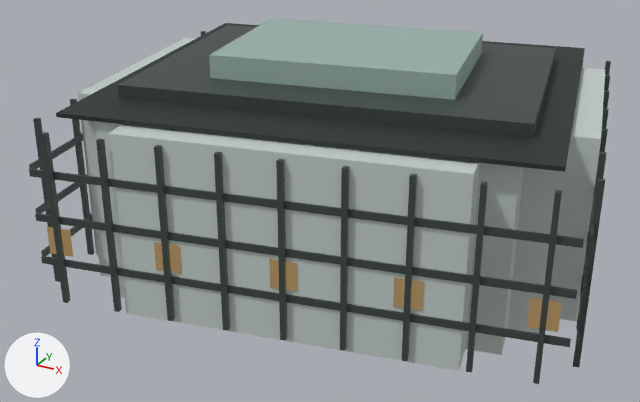
The glTF model landmarks/assets/szu-performance.glb, before and after one commit.
One viewpoint serves both versions: a 50 mm lens placed at (51.5, -102.8, 56.1), pointed at (-2.3, -5.2, 7.2). Lighting does not change. The marker at lower left points along +X, +Y and +Z. The older version comes first.

In view in the first picture: 'crown_box', 'crown_box.001', 'envelope', 'fins', 'floor_bands', 'night_windows', 'roof_deck'.
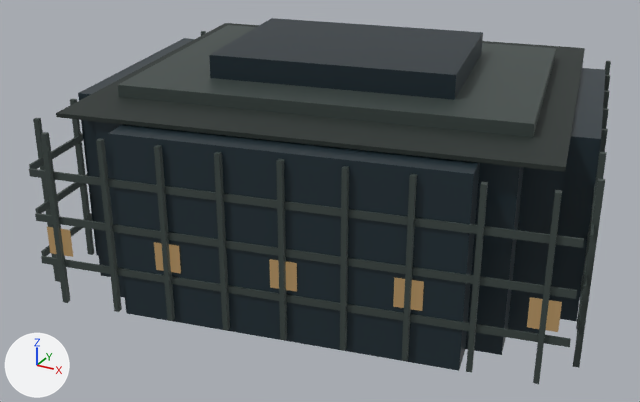
The change in detail:
Material 'glass' (mat_glass) changes colour from light grey #c5d0cc to dark blue #24343c; in linear values from (0.558, 0.631, 0.604) to (0.0176, 0.0343, 0.0452).
Material 'glass_alt' (mat_glass_alt) changes colour from grey #9eb6b0 to dark blue #1c2c34; in linear values from (0.342, 0.468, 0.434) to (0.0116, 0.0252, 0.0343).

What differs and where, as boxes (x1, y1, x2, y2) in the pictures (640 x 402 px):
'envelope', recoloured (darker)
    both: (78, 38, 605, 371)
'crown_box.001', recoloured (darker)
    both: (209, 18, 483, 100)
